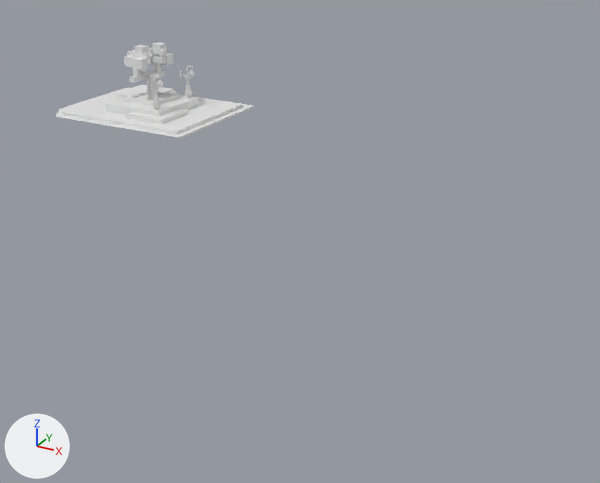
The FBX model Assets/FBX/san_pablo_parque.fbx, before and after one commit.
Camera for both pictures: a 50 mm lens placed at (86.0, 8.0, 34.7), pointed at (42.0, 88.0, -5.3). Every picture has the same lights, and +X, +Y and +Z are marked at lower left. Where no turn or scale is listed for an object, it has been applied to the vertices. Vertices at the same position are counted once.

Objects in the first picture: 'san_pablo_parque'.
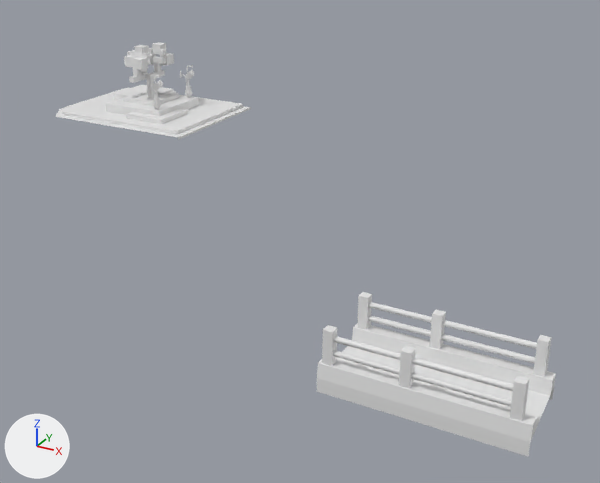
The change in detail:
me_plane_150 is used by ob_san_pablo_parque; location (2.2, 111.2, 0.2).
me_plane_150 had 639 vertices, 520 faces and spanned x -13.1..13.1, y -10.9..9.7, z 0.0..10.5.
me_plane_150 now has 747 vertices, 583 faces and spans x -13.1..75.2, y -55.7..8.6, z -1.5..10.5.
me_plane_150 part 1: the loose piece of 8 vertices spanning x -0.9..0.0, y -3.0..-2.2, z 6.2..9.0 is copied, and the copy is moved by (74.5, -52.5, -5.1); it spans x 73.6..74.4, y -55.5..-54.7, z 1.0..3.9.
me_plane_150 part 2: the loose piece of 8 vertices spanning x -0.9..0.0, y -3.0..-2.2, z 6.2..9.0 is copied, and the copy is moved by (66.4, -52.5, -5.1); it spans x 65.6..66.4, y -55.5..-54.7, z 1.0..3.9.
me_plane_150 part 3: the loose piece of 8 vertices spanning x -0.9..0.0, y -3.0..-2.2, z 6.2..9.0 is copied, and the copy is moved by (60.2, -52.5, -5.1); it spans x 59.4..60.2, y -55.5..-54.7, z 1.0..3.9.
me_plane_150 part 4: the loose piece of 8 vertices spanning x -0.9..0.0, y -3.0..-2.2, z 6.2..9.0 is copied, and the copy is moved by (74.5, -46.3, -5.1); it spans x 73.6..74.4, y -49.3..-48.5, z 1.0..3.9.
me_plane_150 part 5: the loose piece of 8 vertices spanning x -0.9..0.0, y -3.0..-2.2, z 6.2..9.0 is copied, and the copy is moved by (66.4, -46.3, -5.1); it spans x 65.6..66.4, y -49.3..-48.5, z 1.0..3.9.
me_plane_150 part 6: the loose piece of 8 vertices spanning x -0.9..0.0, y -3.0..-2.2, z 6.2..9.0 is copied, and the copy is moved by (60.2, -46.3, -5.1); it spans x 59.4..60.2, y -49.3..-48.5, z 1.0..3.9.
me_plane_150 part 7: a new loose piece of 20 vertices spanning x 59.1..75.2, y -55.7..-48.2, z -1.5..1.0.
Part 8, on me_plane_150:
20 vertices are added at x 60.2, y -55.3..-48.6, z 1.7..3.4.
20 new vertices lie (13.4, 0.0, 0.0) away from vertices in x 60.2, y -55.3..-48.6, z 1.7..3.4.
20 new faces join them.

Where the change shows, as pixel boxes (x1, y1, x2, y2) in the pictures (600 x 483 px):
'san_pablo_parque', reshaped (151% wider, 320% taller)
    before: (55, 42, 254, 140)
    after: (55, 42, 556, 457)
part 1 of me_plane_150, added
    after: (510, 376, 529, 421)
part 2 of me_plane_150, added
    after: (399, 346, 416, 389)
part 3 of me_plane_150, added
    after: (322, 325, 337, 366)
part 4 of me_plane_150, added
    after: (533, 335, 552, 377)
part 5 of me_plane_150, added
    after: (430, 310, 446, 349)
part 6 of me_plane_150, added
    after: (357, 292, 372, 330)
part 7 of me_plane_150, added
    after: (317, 323, 556, 457)
part 8 of me_plane_150, added
    after: (333, 302, 537, 406)
